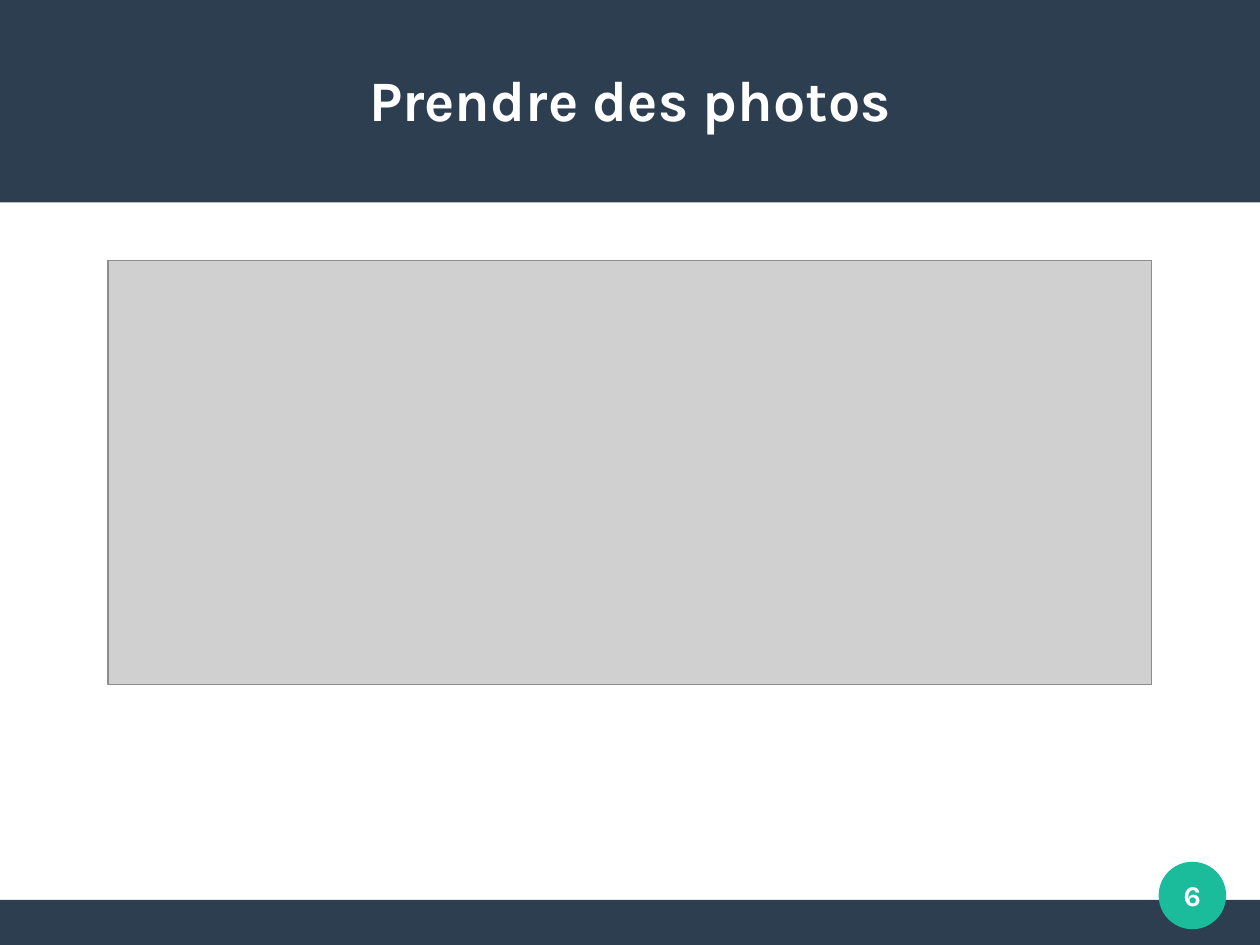
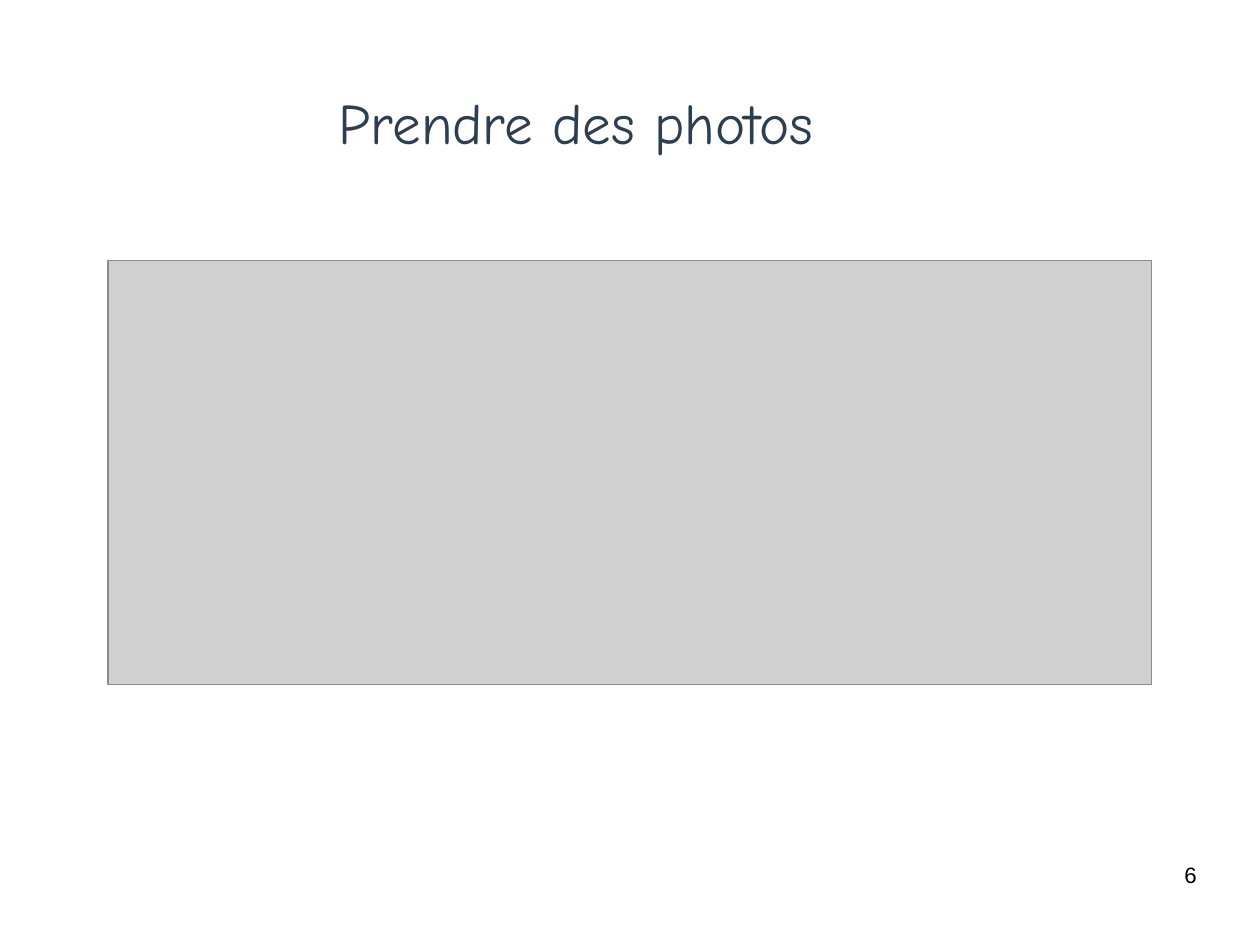
Before and after one commit to PinaudLucas/Projet, a slide deck: slide 6 of Lucas/Revue_1.odp. Drawn at 1260x945 pixels with LibreOffice and Linux fonts; fonts in the diff are those of the drawing; grey boxes stand for pictures; background and template pictures are left out. Boxes give left, top, right and bottom in pixels: in the first picture for what was removed or moved away, otherwise in the second. Text is boxed around its words. In the diff, an @@ line names an element or a change of style, - is before the commit and + after.

```diff
--- a/Lucas/Revue_1.odp
+++ b/Lucas/Revue_1.odp
@@ rectangle removed at (0, 0, 1260, 202) @@
@@ title "Prendre des photos": place and size @@
-title "Prendre des photos" at (369, 81, 891, 135)
+title "Prendre des photos" at (339, 104, 813, 156)
@@ title "Prendre des photos" at (339, 104, 813, 156): font Karla to Comic Neue, text colour #FFFFFF to #2C3E50, bold off @@
@@ page number: place and size @@
-page number at (1184, 887, 1201, 907)
+page number at (1184, 867, 1196, 884)
@@ page number at (1184, 867, 1196, 884): size 18 to 14 pt, font Karla to Arial, text colour #FFFFFF to #000000, bold off; alignment centre to right; vertical alignment middle to top @@
@@ ellipse removed at (1159, 862, 1227, 930) @@
@@ rectangle removed at (0, 900, 1260, 944) @@
```
Also in this commit, not shown: 5 other slides changed, 1 slide added, 3 other files.
